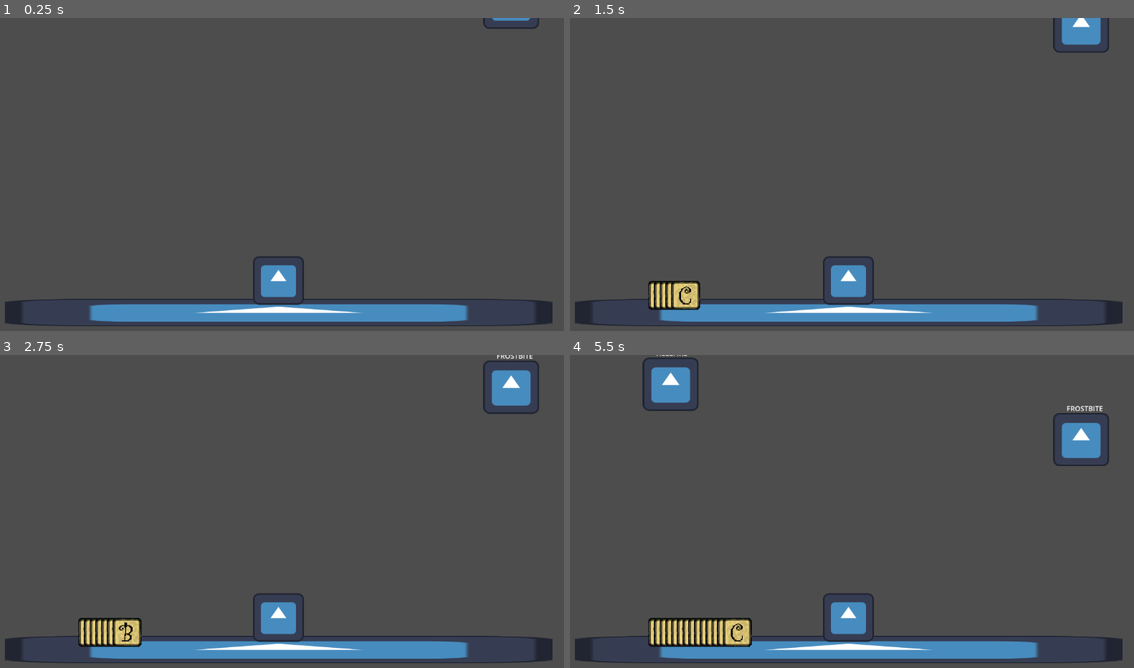
Above: before the commit, frames 1-4 (two rows, left to right).
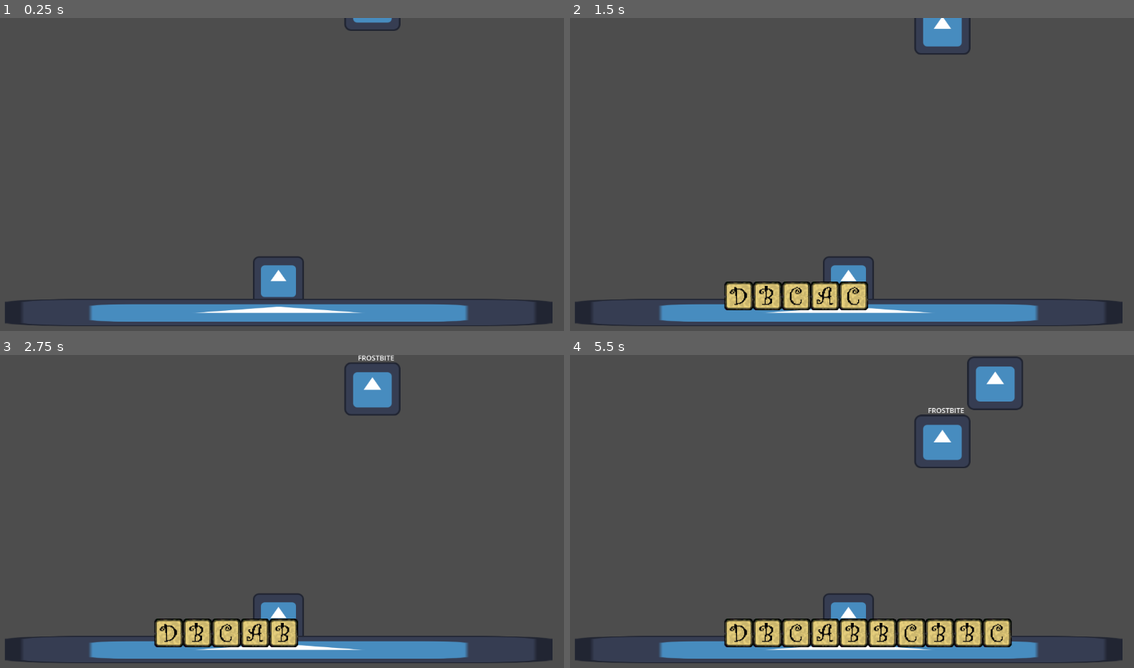
Above: after the commit, the same moments.

Repository: Mark-0909/Type-Wizard-Tower-Defense
Game: Godot game, scene res://nodes/main.tscn
The game is run twice, just before and just after one commit, with the same random seed, the same clock (stepped at 60 frames per second) and the same inputs. The engine's default icon, where the game draws it, is replaced by a stand-in: a white triangle on a blue panel in a dark square.
Inputs:
- Up to frame 1 (0.25 s): no input
- Up to frame 2 (1.5 s): tap Enter at 0.5 s; hold D 0.53-1.28 s; tap B at 0.6 s; tap C at 0.8, 1.35 s; hold A from 1.28 s (still down)
- Up to frame 3 (2.75 s): tap Backspace at 1.55, 2.1 s; release A at 2.03 s; hold D from 2.03 s (still down); tap B at 2.3 s
- Up to frame 4 (5.5 s): tap B at 2.85, 4.55, 5.1 s; tap C at 3.05, 3.6, 5.3 s; release D at 3.53 s; hold A from 3.53 s (still down); tap Backspace at 3.8, 4.35 s

The runs differ from the first frame. In frame 1, 0.4% of the frame differs, in the area x 44-96%, y 0-92%; in frame 2, 4.6%; in frame 3, 5.5%; in frame 4, 9.8%, in the area x 12-96%, y 0-94%.

Commit message:
fixed storing of letters and backspace

Diff:
--- a/nodes/enemy1.tscn
+++ b/nodes/enemy1.tscn
@@ -14,7 +14,10 @@
 "speed": 5.0
 }]
 
-[node name="enemy1" type="Node2D"]
+[sub_resource type="RectangleShape2D" id="RectangleShape2D_kg6s2"]
+size = Vector2(128.512, 147.436)
+
+[node name="enemy1" type="CharacterBody2D"]
 scale = Vector2(2.2955, 2.19078)
 script = ExtResource("1_b4256")
 
@@ -32,3 +35,7 @@
 [node name="RayCast2D" type="RayCast2D" parent="."]
 position = Vector2(0, 63.4477)
 target_position = Vector2(-0.435635, 6.84688)
+
+[node name="CollisionShape2D" type="CollisionShape2D" parent="."]
+position = Vector2(0.217816, -10.2703)
+shape = SubResource("RectangleShape2D_kg6s2")
--- a/nodes/main.tscn
+++ b/nodes/main.tscn
@@ -8,6 +8,18 @@
 [node name="main" type="Node2D"]
 position = Vector2(-4, 0)
 script = ExtResource("1_k30ce")
+
+[node name="Typingcontainer" type="HBoxContainer" parent="."]
+offset_left = -585.0
+offset_top = 593.0
+offset_right = -545.0
+offset_bottom = 633.0
+scale = Vector2(29.0595, 3.79588)
+alignment = 1
+
+[node name="Wizard" parent="." instance=ExtResource("2_25rbu")]
+position = Vector2(4, 532)
+scale = Vector2(2.08486, 1.97713)
 
 [node name="spawn area" type="Node" parent="."]
 
@@ -46,16 +58,5 @@
 position = Vector2(5, 700)
 scale = Vector2(22.3475, 1.09717)
 
-[node name="Wizard" parent="." instance=ExtResource("2_25rbu")]
-position = Vector2(4, 532)
-scale = Vector2(2.08486, 1.97713)
-
 [node name="GameManager" type="Node" parent="."]
 script = ExtResource("3_j75sh")
-
-[node name="TypingContainer" type="HBoxContainer" parent="."]
-offset_left = -963.0
-offset_top = 610.0
-offset_right = -923.0
-offset_bottom = 650.0
-scale = Vector2(48.7839, 4.48313)
--- a/scripts/enemy_1.gd
+++ b/scripts/enemy_1.gd
@@ -17,3 +17,9 @@
 			if collider is Node and collider.is_in_group("castle"):
 				is_moving = false
 				print("Collide with castle")
+				# play attack animation
+			else:
+				is_moving = false
+				# play idle
+		else:
+			is_moving = true
--- a/scripts/game_manager.gd
+++ b/scripts/game_manager.gd
@@ -1,4 +1,5 @@
 extends Node
+
 
 var word_pool = {
 	4: [
@@ -52,6 +53,20 @@
 	]
 }
 
+# Letters
+const A = preload("res://nodes/a.tscn")
+const B = preload("res://nodes/b.tscn")
+const C = preload("res://nodes/c.tscn")
+const D = preload("res://nodes/d.tscn")
+
+
+var letter_scenes = {
+	KEY_A: A,
+	KEY_B: B,
+	KEY_C: C,
+	KEY_D: D
+}
+
 func _ready() -> void:
 	pass # Replace with function body.
 
--- a/scripts/main.gd
+++ b/scripts/main.gd
@@ -12,88 +12,25 @@
 @onready var spawn_area_9: Marker2D = $"spawn area/Marker2D9"
 
 var spawn_areas: Array[Marker2D] = []
+var typed_letters: Array = []
 
 var letter_offset := 0  # Start at 0 and increment for each new letter
-var letter_spacing := 30  # Space between letters (adjust as needed)
+var letter_spacing := 150  # Space between letters (adjust as needed)
 var letter_scale := Vector2(1, 1)  # Adjust to your desired size
+
+var last_spawn_position = 0
 
 # Enemies
 const ENEMY_1 = preload("res://nodes/enemy1.tscn")
 
 @onready var game_manager: Node = $GameManager
-@onready var typing_container: Control = $TypingContainer
-
-# Letters
-const A = preload("res://nodes/a.tscn")
-const B = preload("res://nodes/b.tscn")
-const C = preload("res://nodes/c.tscn")
-const D = preload("res://nodes/d.tscn")
+@onready var typing_container: Control = $Typingcontainer
 
 # Spawn settings
 var spawn_timer := 0.0
 var spawn_interval := 3.0
 var min_spawn_interval := 0.8
 var spawn_acceleration := 0.01
-
-# Word pool
-var word_pool = {
-	4: [
-		"fire", "wind", "dark", "gate", "mist", "soul", "burn", "claw", "doom", "howl",
-		"bane", "dust", "fear", "void", "icey", "toad", "rock", "heat", "coal", "bolt",
-		"fume", "scar", "bark", "haze", "grip", "snap", "gnaw", "fang", "sing", "drip",
-		"evil", "ash", "spit", "trap", "flux", "flip", "grow", "inch", "pain", "ache",
-		"glow", "fuel", "hurt", "kick", "push", "spin", "dive", "lock", "sink", "jump"
-	],
-	5: [
-		"flame", "curse", "ghost", "magic", "grave", "shock", "cloud", "storm", "chill", "haunt",
-		"venom", "spell", "toxic", "blast", "blood", "night", "frost", "demon", "ghoul", "dread",
-		"amber", "witch", "guard", "sting", "snake", "swamp", "crack", "flare", "blaze", "smite",
-		"razor", "sloth", "swarm", "blink", "quake", "flint", "briar", "fable", "hatch", "latch",
-		"singe", "creep", "coven", "shade", "grasp", "rotor", "thorn", "wound", "spear", "vapor"
-	],
-	6: [
-		"poison", "shadow", "spirit", "dagger", "terror", "hammer", "wizard", "monster", "silence", "cursed",
-		"ashes", "frozen", "hunter", "mirror", "energy", "triton", "knight", "abyss", "frenzy", "blight",
-		"socket", "phantom", "locked", "struck", "tangle", "spider", "attack", "musket", "anchor", "hollow",
-		"riddle", "target", "temple", "vanish", "flicks", "scream", "burrow", "serpent", "snakes", "warden",
-		"savage", "sickle", "ignite", "summon", "spells", "ravage", "strike", "glitch", "drench", "bottle"
-	],
-	7: [
-		"eruption", "haunting", "thunder", "barrier", "binding", "trident", "phantom", "cyclone", "draining", "rapture",
-		"twisted", "revenge", "choking", "torment", "flicker", "grapple", "casting", "blaster", "crawler", "scorched",
-		"stormer", "darkens", "rupture", "fracture", "venomous", "cursedly", "chilling", "deepcut", "grimace", "fiendish",
-		"creeping", "rotters", "floaten", "stormed", "inflict", "grinder", "smother", "prowler", "clatter", "lurking",
-		"voiding", "trouble", "revenge", "rattler", "stalker", "mystery", "grumble", "soulsap", "flaming", "grinder"
-	],
-	8: [
-		"skeleton", "nightmare", "wildfire", "obsidian", "tormentor", "freezing", "collapse", "blizzard", "infernal", "trapdoor",
-		"suffering", "mortality", "fractures", "oblivion", "grimness", "outbreak", "deadzone", "watchers", "darkness", "backlash",
-		"shockwave", "slowburns", "soulbinds", "horrorize", "smoulder", "catapult", "fleshrot", "spellsaw", "frostbite", "ravaging",
-		"sabotage", "betrayed", "lockstep", "fearborn", "combuster", "icequake", "cloudfog", "dreadfog", "necrokey", "deepmire",
-		"soulseal", "grindbone", "stormfog", "boneyard", "netherly", "coldmist", "hellfire", "grimfade", "ghastful", "shadowed"
-	],
-	9: [
-		"summoning", "necromancy", "possession", "incanting", "devastator", "withering", "resurrect", "corruption", "obliterate", "soulstrike",
-		"blackmist", "dreamfire", "bonecrusher", "deathtrap", "stormgate", "fireblast", "spellbind", "wrathbone", "mindshock", "fearbound",
-		"overthrow", "starbound", "forcecast", "gravefire", "deathbind", "chaospath", "godstrike", "darkshock", "burnforce", "mindtouch",
-		"doomspell", "warcaller", "voidbeast", "ghostfire", "frostzone", "zombifier", "soulstorm", "grimdeath", "voidlight", "thundersky",
-		"witchborn", "hellshade", "dreadpath", "soulmourn", "soulreign", "nethergem", "riftweaver", "voidtouch", "ghostborn", "hexcaster"
-	],
-	10: [
-		"apocalypse", "cataclysm", "thunderous", "soulburning", "incinerator", "obliterator", "reanimation", "exterminator", "devastation", "shadowveil",
-		"demonology", "ruinbringer", "hellstrike", "commandant", "deadbreaker", "stormdriven", "curseblade", "blightbane", "grimreaper", "spellcraft",
-		"nightshade", "deathwatch", "soulreaver", "hellforged", "dreamshock", "voidcaster", "spellmancer", "nightmarez", "doomblaster", "netherborn",
-		"blackforge", "firemancer", "deathangel", "rottinggod", "chaosdrain", "stormreign", "deathflame", "doomshadow", "dreadburst", "ghoulhunter",
-		"voidmaster", "riftwalker", "bloodweaver", "chaosreign", "soulbreaker", "darkseeker", "spellhunter", "phantasmic", "infernight", "voidscream"
-	]
-}
-
-var letter_scenes = {
-	KEY_A: A,
-	KEY_B: B,
-	KEY_C: C,
-	KEY_D: D
-}
 
 
 func _ready() -> void:
@@ -103,6 +40,7 @@
 		spawn_area_7, spawn_area_8, spawn_area_9
 	]
 
+
 func _process(delta: float) -> void:
 	spawn_timer -= delta
 	if spawn_timer <= 0:
@@ -110,35 +48,73 @@
 		spawn_interval = max(min_spawn_interval, spawn_interval - spawn_acceleration)
 		spawn_timer = spawn_interval
 
+
 func spawn_enemy() -> void:
 	var enemy = ENEMY_1.instantiate()
-	var area = spawn_areas.pick_random()
+
+	var index := randi() % spawn_areas.size()
+
+	# Prevent spawning twice in a row in the same spot
+	while index == last_spawn_position and spawn_areas.size() > 1:
+		index = randi() % spawn_areas.size()
+
+	var area = spawn_areas[index]
+	last_spawn_position = index
+
 	enemy.global_position = area.global_position
 
 	var word_length = randi_range(4, 10)
-	var word_list = word_pool.get(word_length, [])
+	var word_list = game_manager.word_pool.get(word_length, [])
 	if word_list.size() > 0:
 		enemy.word = word_list.pick_random()
 
 	add_child(enemy)
 
+
 func _unhandled_input(event: InputEvent) -> void:
 	if event is InputEventKey and event.pressed and not event.echo:
 		var key = event.keycode
-		if letter_scenes.has(key):
-			var letter_instance = letter_scenes[key].instantiate()
 
-			# Set manual scale (to prevent big letters)
+		# Backspace support (removes the last letter)
+		if key == KEY_BACKSPACE and typed_letters.size() > 0:
+			var last_letter_dict = typed_letters.pop_back()
+			last_letter_dict.node.queue_free()
+			letter_offset -= letter_spacing
+			_print_typed_letters()
+			return
+
+		# Add letter if valid
+		if game_manager.letter_scenes.has(key):
+			var letter_scene = game_manager.letter_scenes[key]
+			var letter_instance = letter_scene.instantiate()
 			letter_instance.scale = letter_scale
+			get_tree().current_scene.add_child(letter_instance)
 
-			# Remove from auto layouting if any (for example if using VBoxContainer/HBoxContainer)
-			if typing_container is Container:
-				typing_container.remove_child(letter_instance)
-				add_child(letter_instance)
+			var letter_size = Vector2.ZERO
+			if letter_instance.has_node("Sprite2D"):
+				var sprite = letter_instance.get_node("Sprite2D")
+				letter_size = sprite.texture.get_size() * sprite.scale * letter_instance.scale
+			elif letter_instance.has_node("Label"):
+				var label = letter_instance.get_node("Label")
+				letter_size = label.get_minimum_size() * letter_instance.scale
 
-			# Position letter manually
-			letter_instance.position = typing_container.global_position + Vector2(letter_offset, 0)
-			add_child(letter_instance)
+			# Center the letter in the typing container
+			var container_center = typing_container.global_position + typing_container.size / 2.0
+			letter_instance.position = container_center - letter_size / 2.0 + Vector2(letter_offset, 0)
 
-			# Update spacing
 			letter_offset += letter_spacing
+
+			# Extract letter from the scene's filename (like 'a' from 'a.tscn')
+			var path = letter_scene.resource_path
+			var letter_char = path.get_file().get_basename().to_upper()
+
+			typed_letters.append({"node": letter_instance, "char": letter_char})
+
+			_print_typed_letters()
+
+
+func _print_typed_letters() -> void:
+	var typed_text := ""
+	for letter_dict in typed_letters:
+		typed_text += letter_dict.char
+	print("Typed: ", typed_text)
Not shown: 1 places in nodes/enemy1.tscn that only renumber resources
